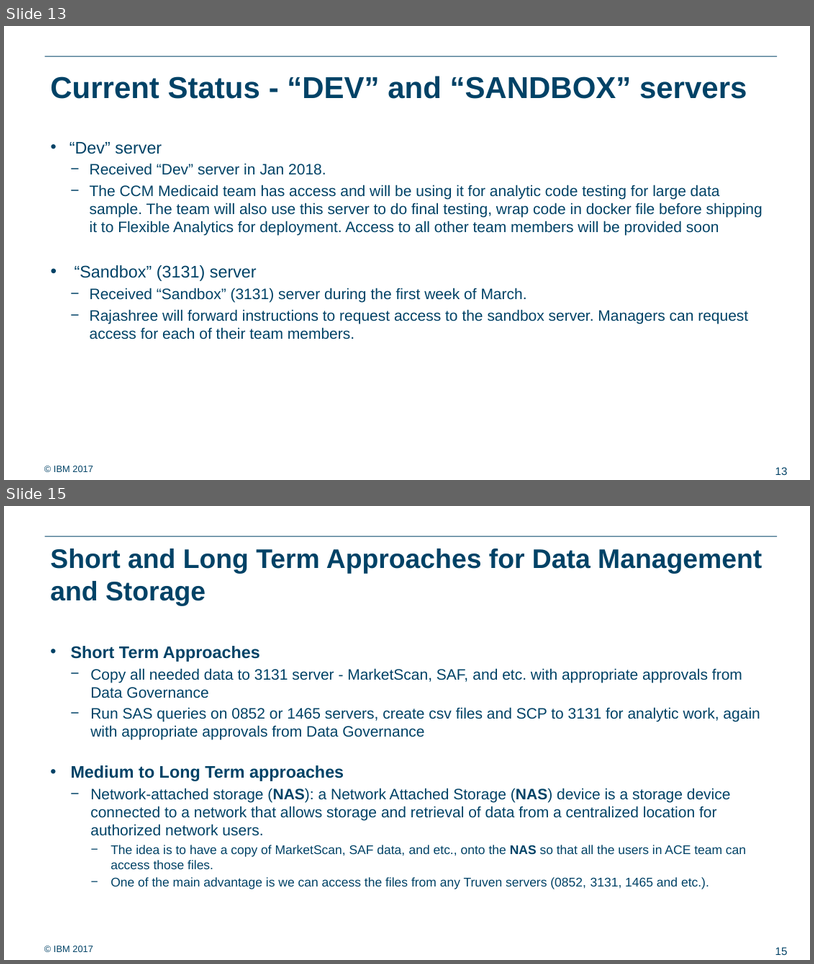
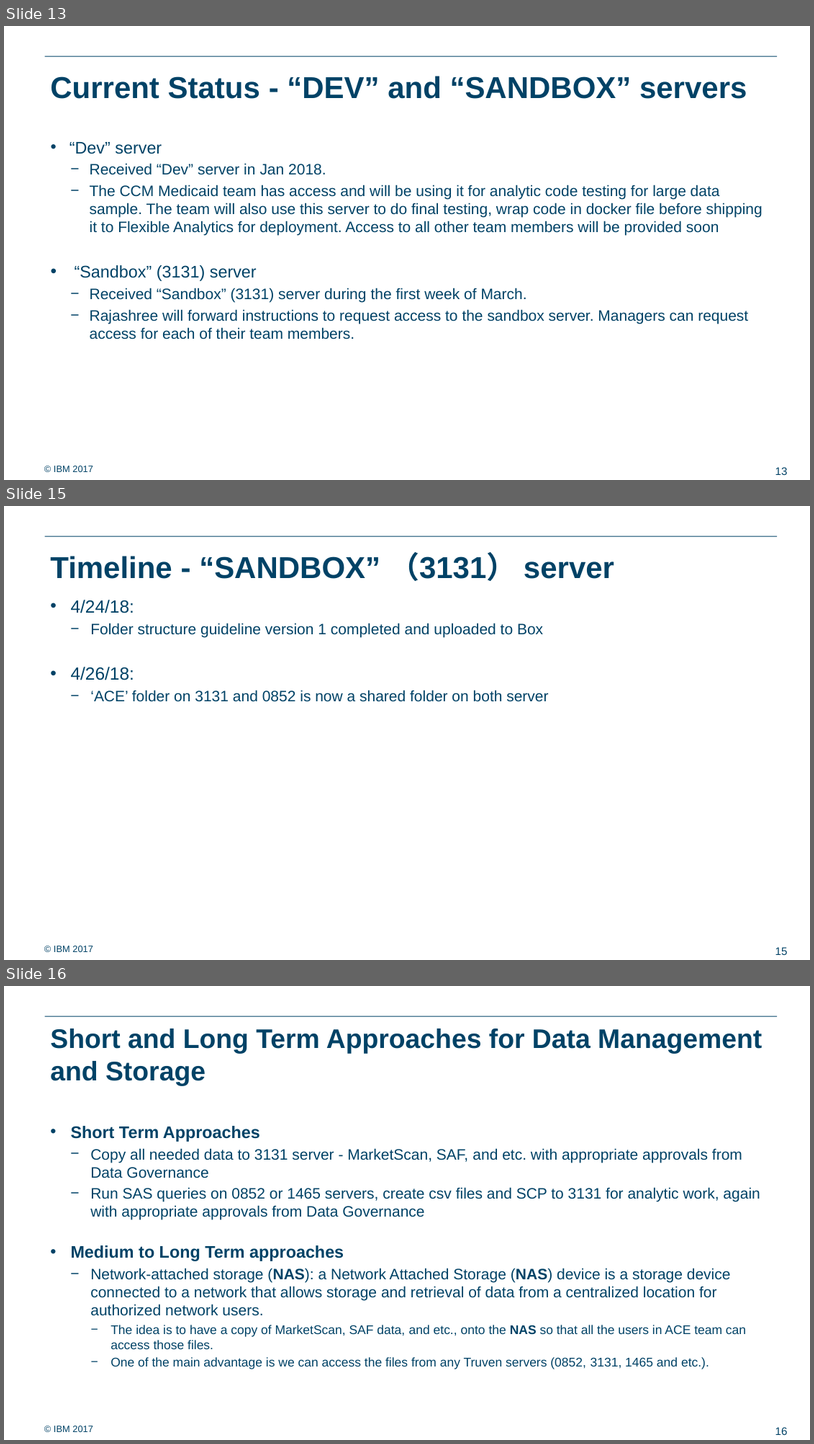
Before and after one commit to ralf0615/Analytics_project_backlog, a slide deck: Stage_2/Analytics Server, Data Management & Storage_v3.pptx. Shown one above the other, each under a label of ours: slides 13 and 15 before the commit, slides 13, 15 and 16 after it; the slides between them are not shown. The pictures are 814x964 and 814x1444 pixels, drawn with LibreOffice and Linux fonts; fonts in the diff are those of the drawing; background and template pictures are left out. Boxes give left, top, right and bottom in pixels: in the first picture for what was removed or moved away, otherwise in the second. Text is boxed around its words. In the diff, an @@ line names an element or a change of style, - is before the commit and + after.

```diff
--- a/Stage_2/Analytics Server, Data Management & Storage_v3.pptx
+++ b/Stage_2/Analytics Server, Data Management & Storage_v3.pptx
@@ slide 15 added at box(4, 506, 810, 960), background #FFFFFF; not listed: 3 template elements that a slide beside it also shows @@
@@ title added at box(50, 552, 615, 581), 36 pt, text #004266, bold @@
+Timeline - “SANDBOX” （3131） server
@@ text added at box(71, 600, 548, 702), 18 pt, text #004266 @@
+• 4/24/18:
+  − Folder structure guideline version 1 completed and uploaded to Box
+• 4/26/18:
+  − ‘ACE’ folder on 3131 and 0852 is now a shared folder on both server
@@ what was slide 15 is now slide 16 @@
```
Also in this commit, not shown: 2 slides changed, 1 other slide added, 2 other files.
